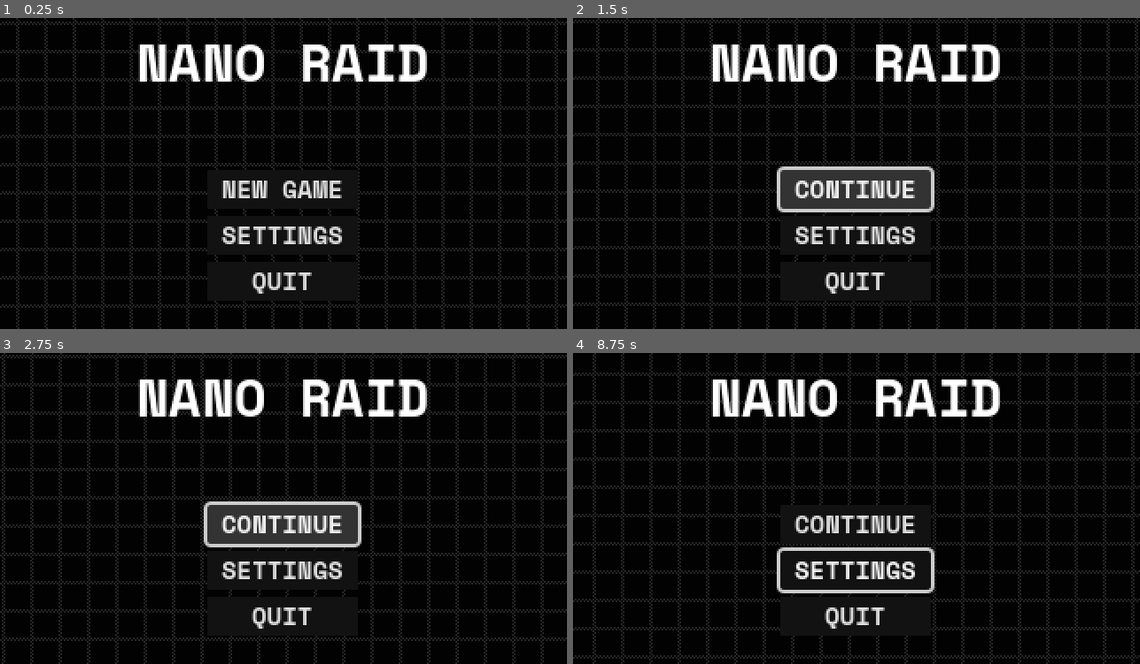
Above: before the commit, frames 1-4 (two rows, left to right).
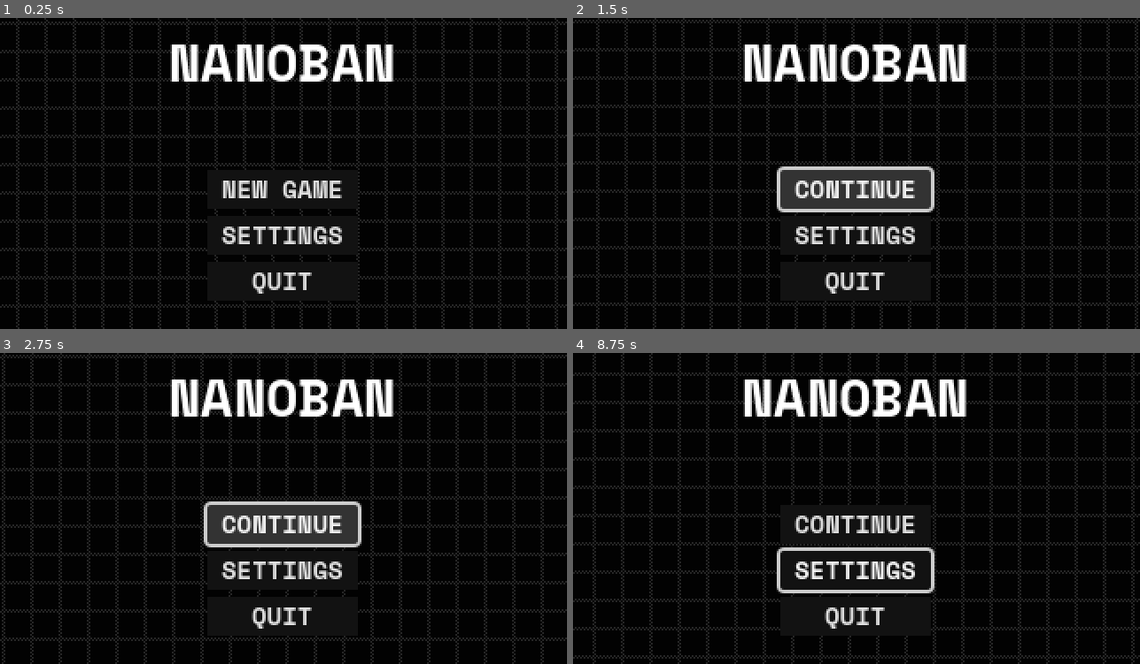
Above: after the commit, the same moments.

Repository: daredakke/maze-vault
Game: Godot game, scene res://scenes/pause.tscn
Two runs of this game, one before a commit and one after it. Both use one fixed random seed, a clock stepped at 60 frames per second and the inputs below. This scene is started directly instead of the project's main scene.
Inputs (mouse positions are in pixels of both pictures, inside the frame that each line leads up to):
- Up to frame 1 (0.25 s): no input
- Up to frame 2 (1.5 s): click "NEW GAME" at 0.5 s; click "CONTINUE" at 1.25 s
- Up to frame 3 (2.75 s): click "CONTINUE" at 2 s
- Up to frame 4 (8.75 s): tap Enter (ui_accept) at 2.75, 3.02, 3.77, 6.5, 7.52, 8, 8.27 s; move the mouse to (981, 492) at 2.77 s; hold Right (right) 2.78-3.53 s; tap Z (action) at 2.85, 3.6, 6.6, 7.35, 8.1 s; move the mouse to (743, 524) at 3.52 s; hold Down (down) 3.53-4.25 s; click "1X" at 4.25 s; click "2X" at 5 s; click "SETTINGS" at 5.75 s; move the mouse to (913, 440) at 6.52 s; hold Right (right) 6.53-7.28 s; tap R (reset) at 7.25 s; move the mouse to (828, 570) at 7.27 s; hold Up (up) 7.28-8.03 s; move the mouse to (1026, 555) at 8.02 s; hold Left (left) from 8.03 s (still down); tap Escape (pause) at 8.65 s

The runs differ from the first frame. In frame 1, 3.3% of the frame differs, in the area x 24-76%, y 8-21%; in frame 2, 3.3%; in frame 3, 3.3%; in frame 4, 3.3%.

Commit message:
Set icon and export settings

Diff:
--- a/icon.svg
+++ /dev/null
@@ -1 +0,0 @@
-<svg height="128" width="128" xmlns="http://www.w3.org/2000/svg"><rect x="2" y="2" width="124" height="124" rx="14" fill="#363d52" stroke="#212532" stroke-width="4"/><g transform="scale(.101) translate(122 122)"><g fill="#fff"><path d="M105 673v33q407 354 814 0v-33z"/><path fill="#478cbf" d="m105 673 152 14q12 1 15 14l4 67 132 10 8-61q2-11 15-15h162q13 4 15 15l8 61 132-10 4-67q3-13 15-14l152-14V427q30-39 56-81-35-59-83-108-43 20-82 47-40-37-88-64 7-51 8-102-59-28-123-42-26 43-46 89-49-7-98 0-20-46-46-89-64 14-123 42 1 51 8 102-48 27-88 64-39-27-82-47-48 49-83 108 26 42 56 81zm0 33v39c0 276 813 276 813 0v-39l-134 12-5 69q-2 10-14 13l-162 11q-12 0-16-11l-10-65H447l-10 65q-4 11-16 11l-162-11q-12-3-14-13l-5-69z"/><path d="M483 600c3 34 55 34 58 0v-86c-3-34-55-34-58 0z"/><circle cx="725" cy="526" r="90"/><circle cx="299" cy="526" r="90"/></g><g fill="#414042"><circle cx="307" cy="532" r="60"/><circle cx="717" cy="532" r="60"/></g></g></svg>
--- a/project.godot
+++ b/project.godot
@@ -10,10 +10,12 @@
 
 [application]
 
-config/name="maze-vault"
+config/name="nanoban"
+config/version="1.0.0.0"
 run/main_scene="res://scenes/game.tscn"
 config/features=PackedStringArray("4.2", "Forward Plus")
-config/icon="res://icon.svg"
+config/icon="res://assets/nanoban-icon-default.png"
+config/windows_native_icon="res://nanoban-icon.ico"
 
 [autoload]
 
--- a/scenes/pause.tscn
+++ b/scenes/pause.tscn
@@ -66,7 +66,7 @@
 size_flags_vertical = 0
 theme_override_fonts/font = ExtResource("2_8t8k5")
 theme_override_font_sizes/font_size = 30
-text = "NANO RAID"
+text = "NANOBAN"
 horizontal_alignment = 1
 
 [node name="ButtonsVBox" type="VBoxContainer" parent="MainPanel/Margin"]
--- a/scripts/level.gd
+++ b/scripts/level.gd
@@ -42,7 +42,6 @@
 
 
 var _level_scenes: Array = [
-	LEVEL_13,
 	INTRO,
 	INTRO_CONTROLS,
 	INTRO_GOAL,
@@ -70,6 +69,7 @@
 	LEVEL_10,
 	LEVEL_12,
 	LEVEL_11,
+	LEVEL_13,
 	END,
 	END_TWO,
 	END_THREE,
Binary file added: assets/nanoban-icon-default.png
Not shown, changed: assets/nanoban-icon-default.png.import
Not shown, added: export_presets.cfg
Binary file added: nanoban-icon.ico
